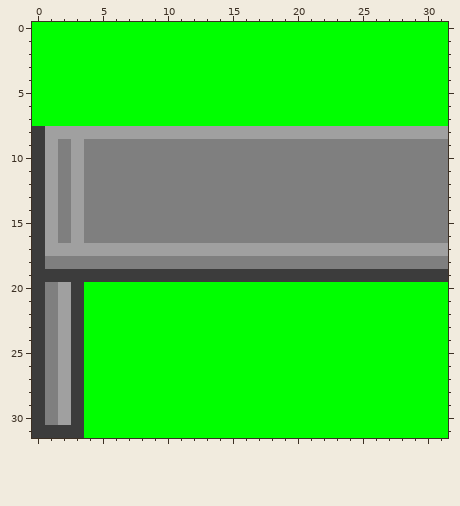
Two versions of one pixel-art sprite, SOL_Game/Assets/art/Decorations/DeskLeft.png. Above, as it was before the edit.
Colours within 5 levels of each other are drawn and written as one.
After the commit:
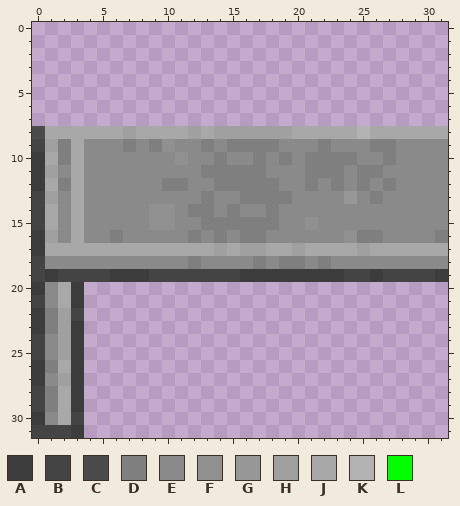
Palette (. is transparent): A #3c3c3c  B #444444  C #4b4b4b  D #7f7f7f  E #8a8a8a  F #909090  G #989898  H #a0a0a0  J #a8a8a8  K #b3b3b3  L #00ff00
Difference:
file 32x32 -> 128x128 pixels (blocks of 1x1 -> 4x4; one block is one cell here)
y 0..7: x 0..31 LLLLLLLLLLLLLLLLLLLLLLLLLLLLLLLL -> ................................
y 8: x 0..6 AHHHHHH -> CJJJJJJ; x 8..11 HHHH -> JJJJ; x 13 H -> J; x 20..31 HHHHHHHHHHHH -> JJJJJKJJJJJJ
y 9: x 0 A -> B; x 3..6 HDDD -> JEEE; x 8 D -> E; x 10..12 DDD -> FEE; x 14 D -> E; x 19..21 DDD -> EEE; x 23..25 DDD -> EEE; x 28..31 DDDD -> EEEE
y 10: x 1 H -> J; x 3..13 HDDDDDDDDDD -> JEEEEEEEFEE; x 15..16 DD -> EE; x 18 D -> E; x 20 D -> E; x 25..26 DD -> EE; x 28..31 DDDD -> EEEE
y 11: x 2..12 DHDDDDDDDDD -> EJEEEEEEEEE; x 18..20 DDD -> EEE; x 24 D -> E; x 27..31 DDDDD -> EEEEE
y 12: x 1 H -> J; x 3..9 HDDDDDD -> JEEEEEE; x 12..13 DD -> EE; x 19..20 DD -> EE; x 22 D -> E; x 24 D -> E; x 26 D -> E; x 28..31 DDDD -> EEEE
y 13: x 0 A -> B; x 2..12 DHDDDDDDDDD -> EJEEEEEEEEE; x 14..15 DD -> EE; x 20..25 DDDDDD -> EEEEGE; x 27..31 DDDDD -> EEEEE
y 14: x 0..11 AHDHDDDDDDDD -> BJEJEEEEEFFE; x 14 D -> E; x 16..17 DD -> EE; x 19..31 DDDDDDDDDDDDD -> EEEEEEEEEEEEE
y 15: x 0..12 AHDHDDDDDDDDD -> BJEJEEEEEFFEE; x 19..31 DDDDDDDDDDDDD -> EEFEEEEEEEEEE
y 16: x 2..5 DHDD -> EJEE; x 7..11 DDDDD -> EEEEE; x 13 D -> E; x 15 D -> E; x 18..24 DDDDDDD -> EEEEEEF; x 27..30 DDDD -> EEEE
y 17: x 1..13 HHHHHHHHHHHHH -> JJJJJJJJJJJJJ; x 15 H -> J; x 18..19 HH -> JJ; x 21..24 HHHH -> JJJJ; x 26..31 HHHHHH -> JJJJJJ
y 18: x 0..11 ADDDDDDDDDDD -> BEEEEEEEEEEE; x 13..16 DDDD -> EEEE; x 18 D -> E; x 21 D -> E; x 23..31 DDDDDDDDD -> EEEEEEEEE
y 19: x 0 A -> B; x 2..5 AAAA -> BBBB; x 9..15 AAAAAAA -> BBBBBBB; x 24..25 AA -> BB; x 27..30 AAAA -> BBBB
y 20: x 1..2 DH -> EJ; x 4..31 LLLLLLLLLLLLLLLLLLLLLLLLLLLL -> ............................
y 21: x 0..2 ADH -> BEJ; x 4..31 LLLLLLLLLLLLLLLLLLLLLLLLLLLL -> ............................
y 22: x 3..31 ALLLLLLLLLLLLLLLLLLLLLLLLLLLL -> B............................
y 23: x 4..31 LLLLLLLLLLLLLLLLLLLLLLLLLLLL -> ............................
y 24..25: x 0..1 AD -> BE; x 4..31 LLLLLLLLLLLLLLLLLLLLLLLLLLLL -> ............................
y 26: x 2 H -> J; x 4..31 LLLLLLLLLLLLLLLLLLLLLLLLLLLL -> ............................
y 27: x 1 D -> E; x 4..31 LLLLLLLLLLLLLLLLLLLLLLLLLLLL -> ............................
y 28..29: x 0 A -> B; x 2 H -> J; x 4..31 LLLLLLLLLLLLLLLLLLLLLLLLLLLL -> ............................
y 30: x 1..31 DHALLLLLLLLLLLLLLLLLLLLLLLLLLLL -> EJB............................
y 31: x 0..2 AAA -> BBB; x 4..31 LLLLLLLLLLLLLLLLLLLLLLLLLLLL -> ............................
Changed places in both pictures, as pixel boxes (x1, y1, x2, y2):
changed: (32, 22, 448, 438)
